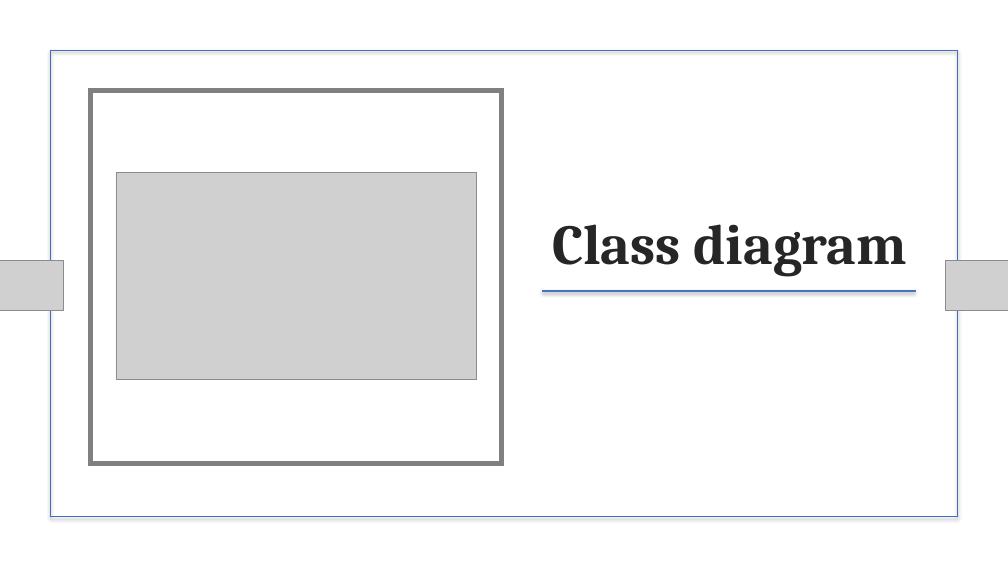
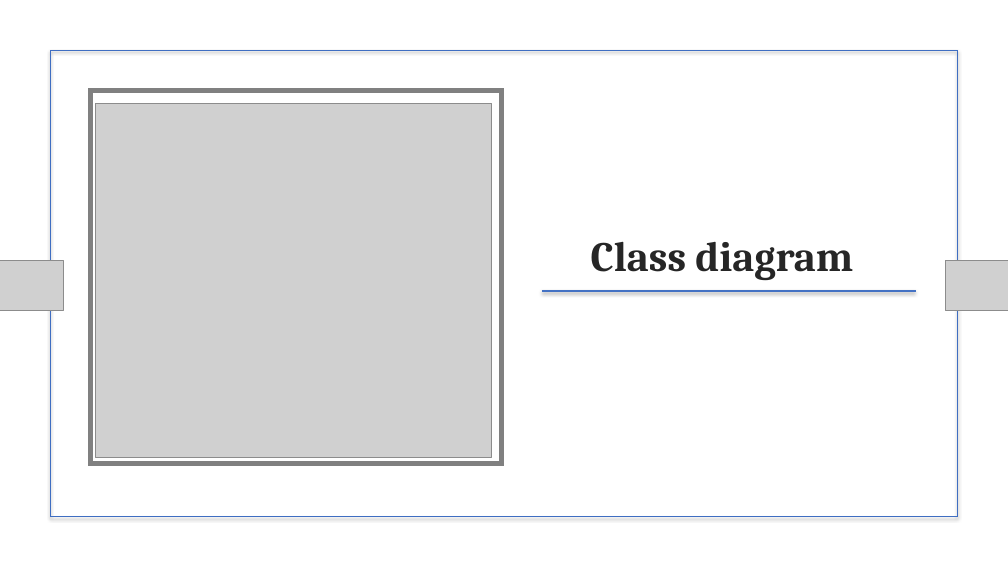
Before and after one commit to zeintaha/ICT-SEP2, a slide deck: slide 9 of SDJ2 Assignment Group 4 - VIA Engineering/SDJ Assignment 1 Presentation.pptx. Drawn at 1008x567 pixels with LibreOffice and Linux fonts; fonts in the diff are those of the drawing; grey boxes stand for pictures; background and template pictures are left out. Boxes give left, top, right and bottom in pixels: in the first picture for what was removed or moved away, otherwise in the second. Text is boxed around its words. In the diff, an @@ line names an element or a change of style, - is before the commit and + after.

```diff
--- a/SDJ2 Assignment Group 4 - VIA Engineering/SDJ Assignment 1 Presentation.pptx
+++ b/SDJ2 Assignment Group 4 - VIA Engineering/SDJ Assignment 1 Presentation.pptx
@@ picture: place and size @@
-picture at box(116, 172, 476, 379)
+picture at box(95, 104, 492, 457)
@@ title "Class diagram": place and size @@
-title "Class diagram" at box(552, 224, 906, 277)
+title "Class diagram" at box(591, 242, 853, 281)
@@ title "Class diagram" at box(591, 242, 853, 281): size 54 to 40 pt @@
```
Also in this commit, not shown: 5 other slides changed, 1 slide added, 1 slide removed, 35 other files.
